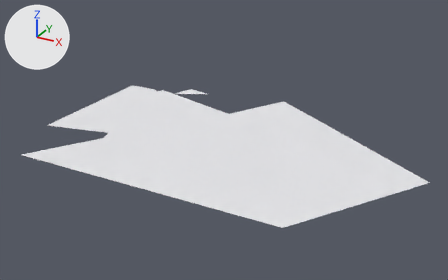
What one commit did to the glTF model white-model-six-districts/chunks/124_120_mid.glb.
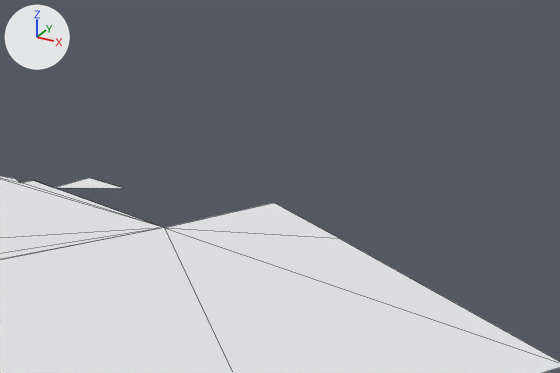
Each version is shown whole from a 50 mm lens placed at (2562.0, -9961.0, 314.0), pointed at (2192.0, -9289.0, -22.0), then close up on the part from 33% to 95% of the width and 0% to 67% of the height. Arrows for +X, +Y and +Z are at upper left; the lights stay in place. The older version's two pictures come first. The close-ups show mesh edges as thin lines. Vertices at exactly the same position are counted once.
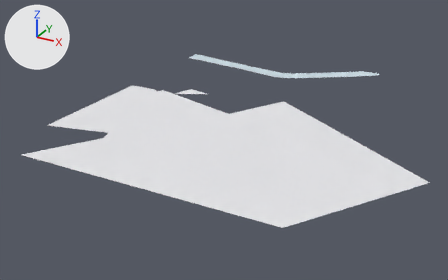
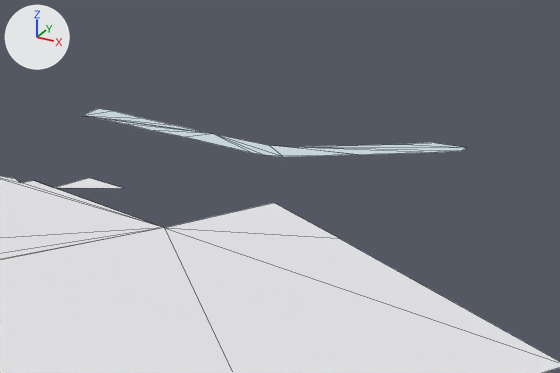
Boxes (x1, y1, x2, y2) around the edits, measured in the close-ups (560 x 373 px):
```json
{"object": "Mesh_0", "change": "reshaped", "before": [0, 176, 560, 373], "after": [0, 109, 560, 373]}
{"part": 1, "of": "me_mesh_0", "change": "added", "after": [82, 109, 466, 156]}
```

The change, as JSON lines over the scene's bpy script:
```json
{"block": "me_mesh_0", "where": "# used by ob_mesh_0; location = (0.0, 0.0, 0.0)"}
{"op": "remove", "block": "me_mesh_0", "code": "me_mesh_0.from_pydata(...)  # 16 vertices, 13 faces; spans x 2000.0..2471.0, y -9500.0..-9186.0, z 7.0"}
{"op": "add", "block": "me_mesh_0", "code": "me_mesh_0.from_pydata(...)  # 38 vertices, 33 faces; spans x 2000.0..2471.0, y -9500.0..-9000.0, z 7.0..10.0"}
{"block": "me_mesh_0", "change": "me_mesh_0 part 1: a new loose piece of 22 vertices spanning x 2000.0..2320.0, y -9096.0..-9000.0, z 10.0, in mat_material_0"}
```
